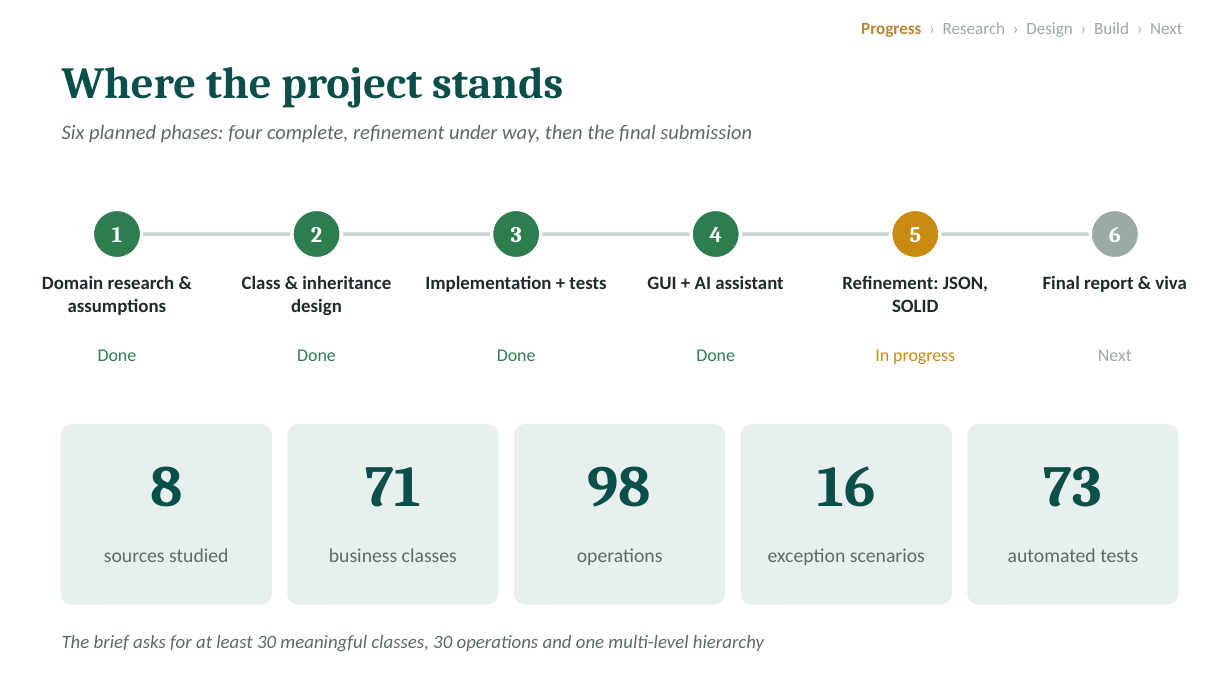
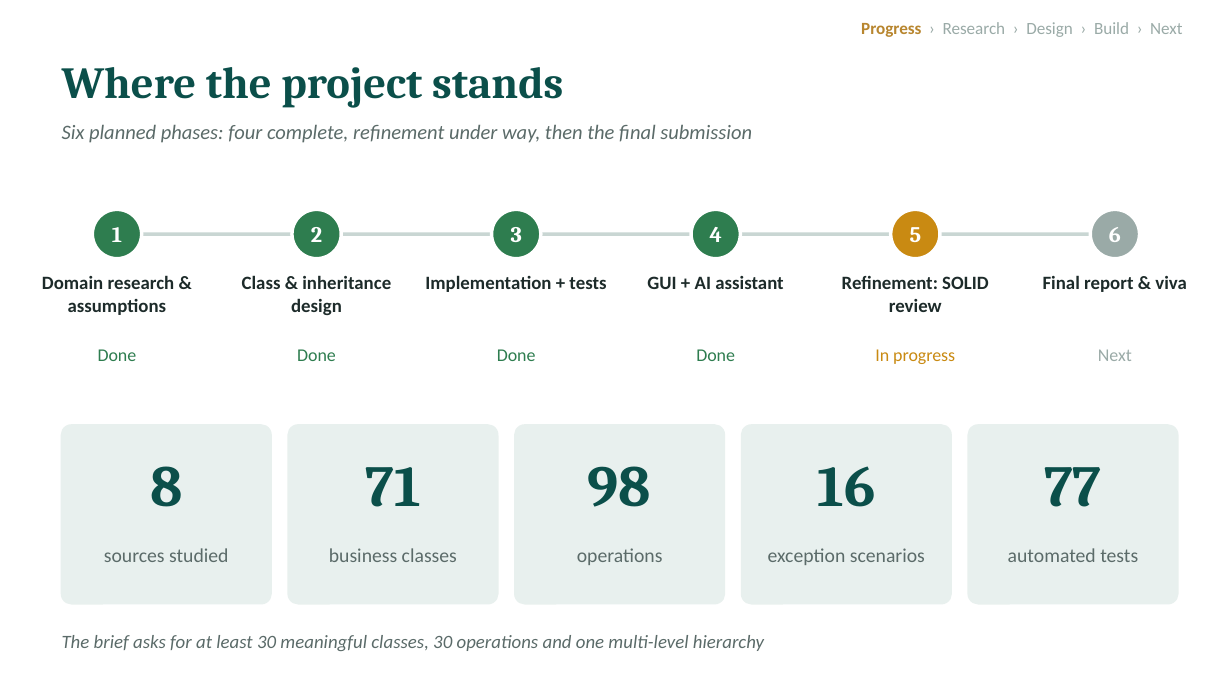
Before and after one commit to l255668-hash/commercial-banking, a slide deck: slide 2 of docs/Progress_Presentation_1.pptx. Drawn at 1232x693 pixels with LibreOffice and Linux fonts; fonts in the diff are those of the drawing. Boxes give left, top, right and bottom in pixels: in the first picture for what was removed or moved away, otherwise in the second. Text is boxed around its words. In the diff, an @@ line names an element or a change of style, - is before the commit and + after.

```diff
--- a/docs/Progress_Presentation_1.pptx
+++ b/docs/Progress_Presentation_1.pptx
@@ text at (842, 276, 989, 312): text changed @@
-Refinement: JSON, SOLID
+Refinement: SOLID review
@@ text at (1044, 467, 1101, 507): text changed @@
-73
+77
```
Also in this commit, not shown: 2 other slides changed, 38 other files.
